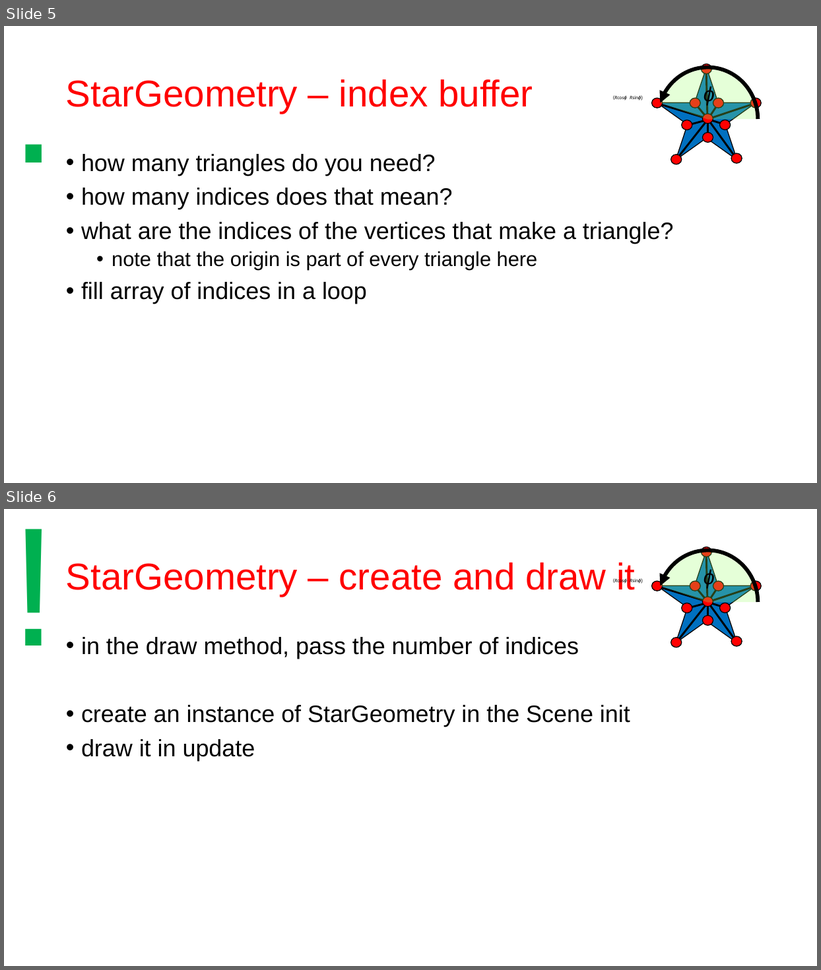
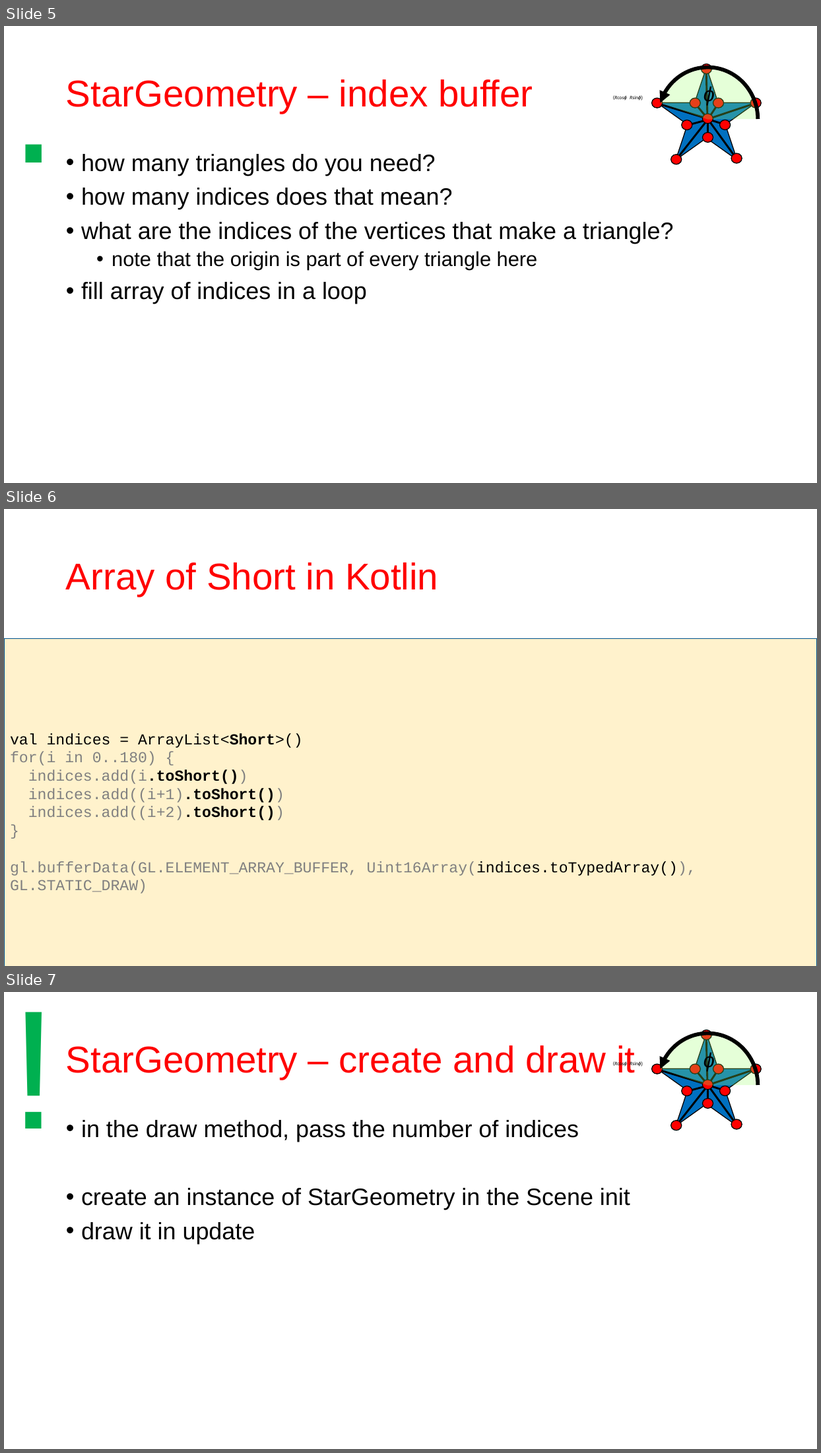
Before and after one commit to szecsi/kogfactory, a slide deck: projects/kog.010.030-geometries/Geometry.pptx. Shown one above the other, each under a label of ours: slides 5 and 6 before the commit, slides 5, 6 and 7 after it. The pictures are 821x970 and 821x1453 pixels, drawn with LibreOffice and Linux fonts; fonts in the diff are those of the drawing. Boxes give left, top, right and bottom in pixels: in the first picture for what was removed or moved away, otherwise in the second. Text is boxed around its words. In the diff, an @@ line names an element or a change of style, - is before the commit and + after.

```diff
--- a/projects/kog.010.030-geometries/Geometry.pptx
+++ b/projects/kog.010.030-geometries/Geometry.pptx
@@ slide 6 added at (x1=4, y1=509, x2=817, y2=966), background #FFFFFF @@
@@ title added at (x1=66, y1=562, x2=438, y2=596), 44 pt, text #FF0000 @@
+Array of Short in Kotlin
@@ rectangle added at (x1=4, y1=638, x2=817, y2=966), fill #FFF2CC, outline #00538E 1 pt, 18 pt, text #808080 @@
+val indices = ArrayList<Short>()
+for(i in 0..180) {
+indices.add(i.toShort())
+indices.add((i+1).toShort())
+indices.add((i+2).toShort())
+}
+gl.bufferData(GL.ELEMENT_ARRAY_BUFFER, Uint16Array(indices.toTypedArray()), GL.STATIC_DRAW)
@@ what was slide 6 is now slide 7 @@
```
Also in this commit, not shown: 6 other files.
